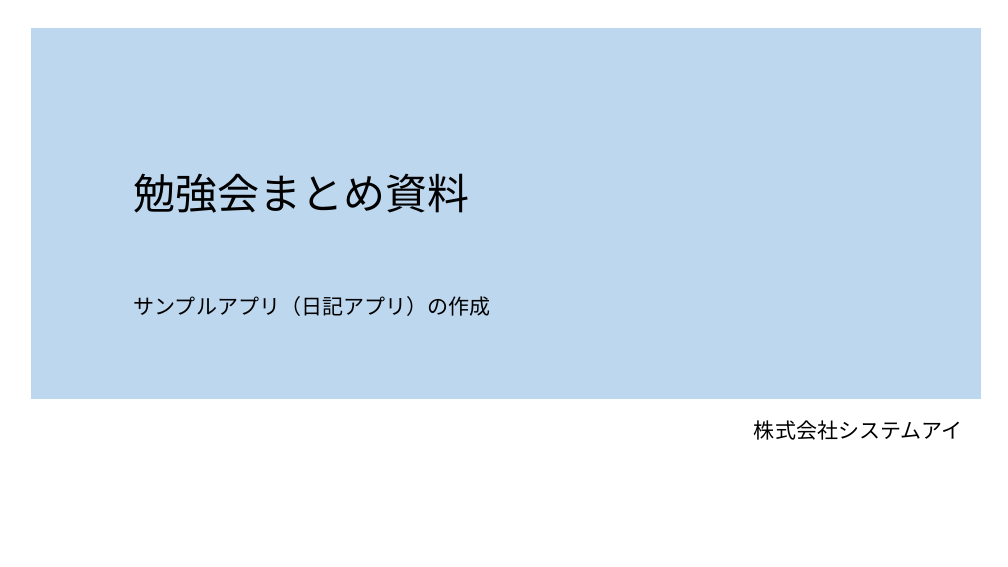
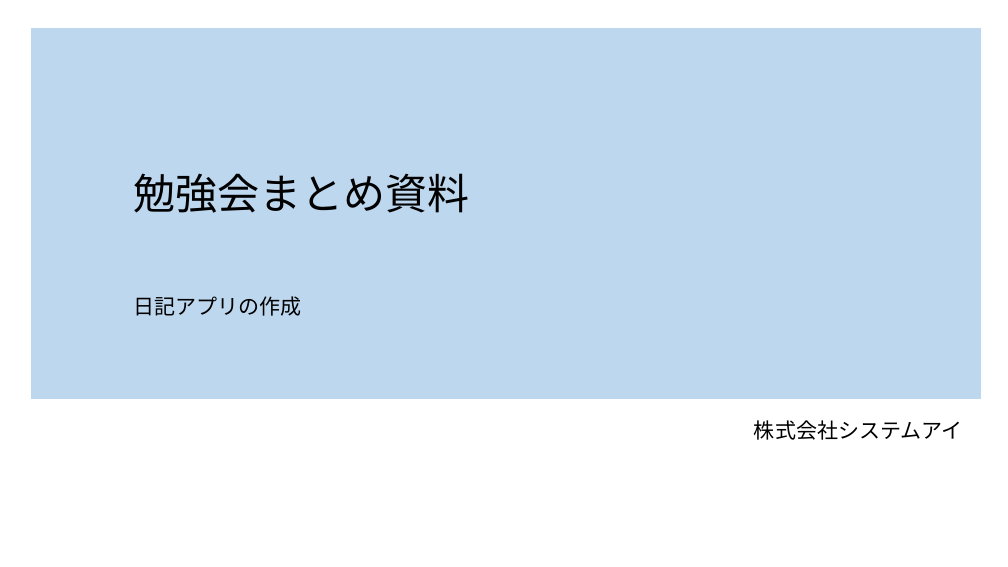
Before and after one commit to 2018SYSTEMI34/diary, a slide deck: slide 1 of doc/02_SlideShare/01.ネタ/4_スマホアプリ開発/dairy.pptx. Drawn at 1008x567 pixels with LibreOffice and Linux fonts; fonts in the diff are those of the drawing; background and template pictures are left out. Boxes give left, top, right and bottom in pixels: in the first picture for what was removed or moved away, otherwise in the second. Text is boxed around its words. In the diff, an @@ line names an element or a change of style, - is before the commit and + after.

```diff
--- a/doc/02_SlideShare/01.ネタ/4_スマホアプリ開発/dairy.pptx
+++ b/doc/02_SlideShare/01.ネタ/4_スマホアプリ開発/dairy.pptx
@@ text at (134, 296, 302, 316): text changed @@
-サンプルアプリ（日記アプリ）の作成
+日記アプリの作成
```
Also in this commit, not shown: 1 other slide changed.
